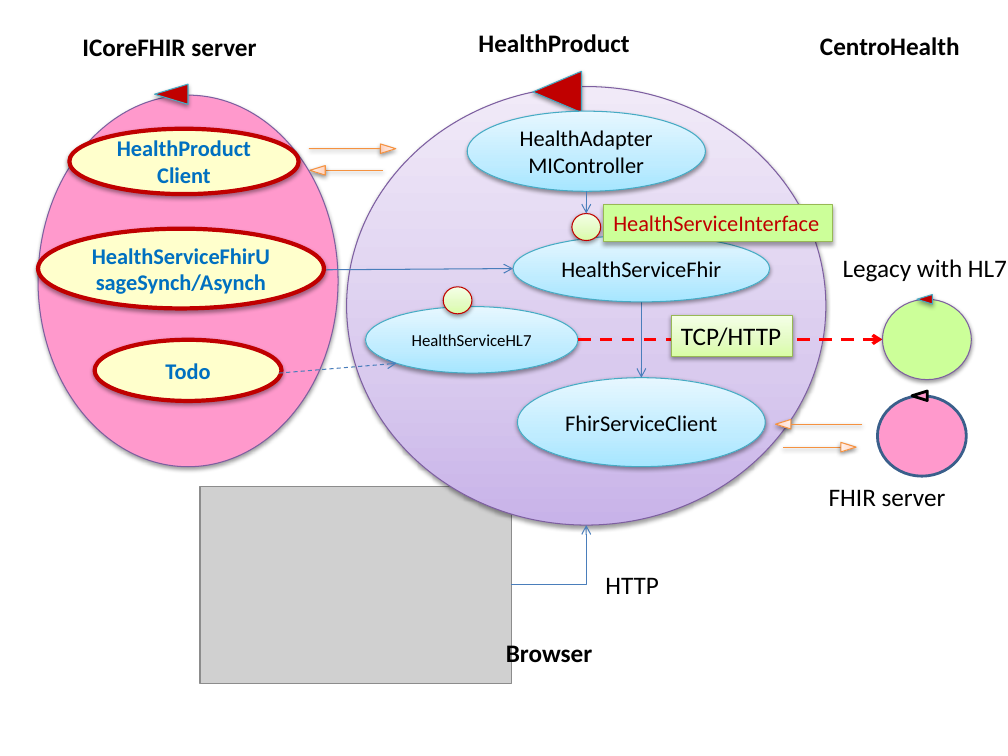
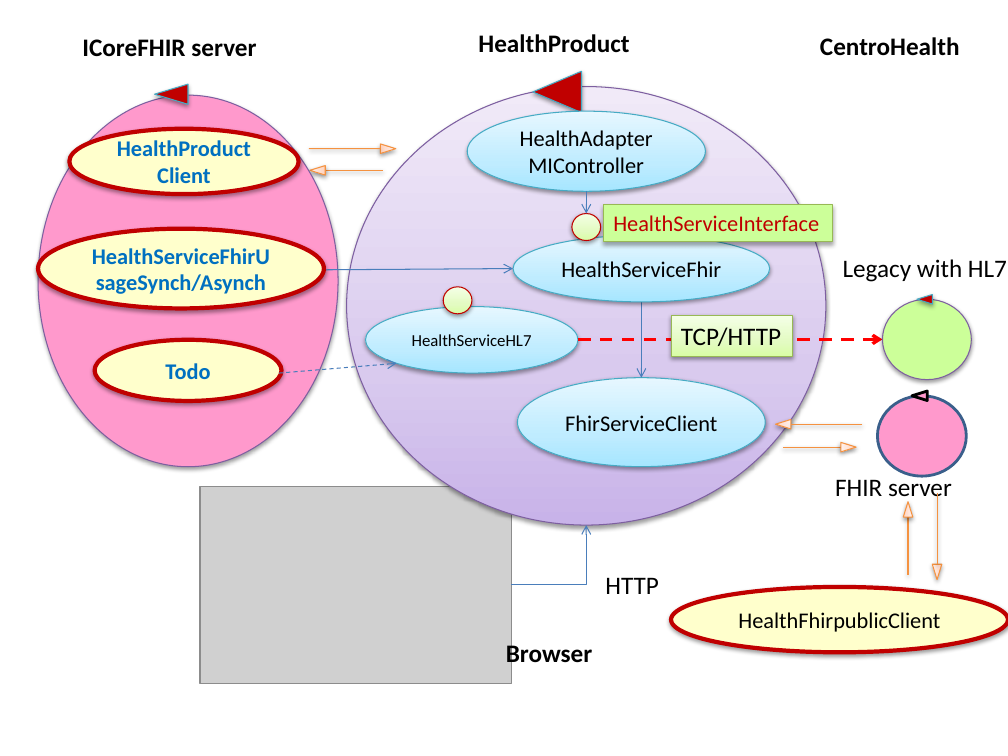
Before and after one commit to anatali/natMaterial, a slide deck: slide 18 of health/userDocs/UniboFigs.pptx. Drawn at 1008x756 pixels with LibreOffice and Linux fonts; fonts in the diff are those of the drawing; grey boxes stand for pictures. Boxes give left, top, right and bottom in pixels: in the first picture for what was removed or moved away, otherwise in the second. Text is boxed around its words. In the diff, an @@ line names an element or a change of style, - is before the commit and + after.

```diff
--- a/health/userDocs/UniboFigs.pptx
+++ b/health/userDocs/UniboFigs.pptx
@@ text "FHIR server" rewrapped from [829,489,946,507] to [835,476,952,503] @@
@@ triangle added at [903,502,912,517], fill gradient #FFD2BD to #FFDED0 to #FFF2ED, outline #F69240 0.75 pt @@
@@ line added from (908, 504) to (908, 576), #F69240 0.75 pt @@
@@ line added from (937, 493) to (937, 564), #F69240 0.75 pt @@
@@ triangle added at [932,564,941,580], fill gradient #FFD2BD to #FFDED0 to #FFF2ED, outline #F69240 0.75 pt @@
@@ ellipse added at [671,587,1008,652], fill #FFFFCC, outline #C00000 3 pt, 16 pt, text #000000 @@
+HealthFhirpublicClient
```
Also in this commit, not shown: 4 other files.
